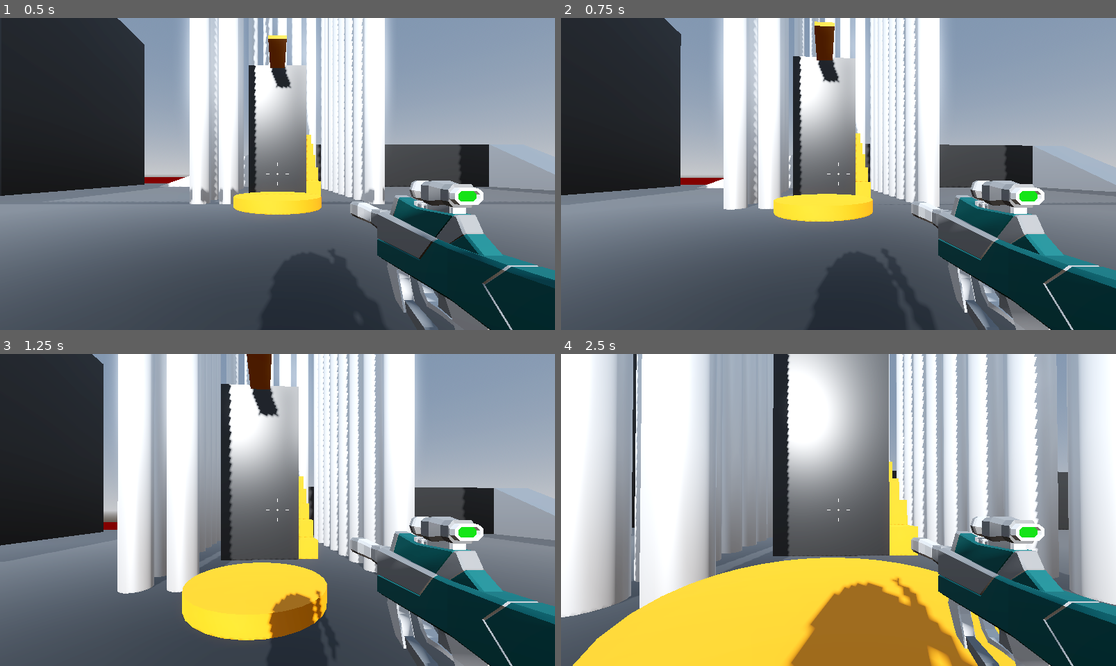
Above: before the commit, frames 1-4 (two rows, left to right).
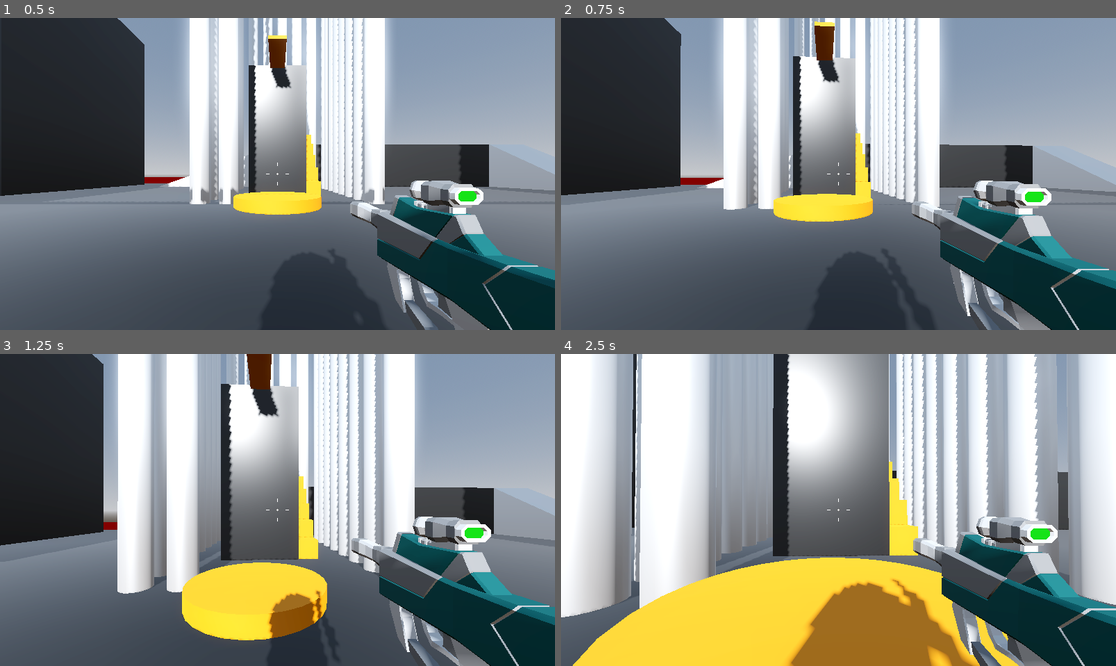
Above: after the commit, the same moments.

Repository: Assasquid/robot_rampage
Game: Godot game, scene res://Scenes/Levels/sand_box.tscn
Two runs of this game, one before a commit and one after it. Both use one fixed random seed, a clock stepped at 60 frames per second and the inputs below.
Inputs (mouse positions are in pixels of both pictures, inside the frame that each line leads up to):
- Up to frame 1 (0.5 s): no input
- Up to frame 2 (0.75 s): tap Enter at 0.5 s; move the mouse to (866, 174) at 0.52 s; press the mouse at (866, 174) at 0.53 s; hold W (move_forward) from 0.53 s (still down)
- Up to frame 3 (1.25 s): keep holding W (move_forward); tap Space (jump) at 0.77 s
- Up to frame 4 (2.5 s): keep holding W (move_forward); move the mouse to (810, 510) at 1.27 s; release the mouse at (810, 510) at 1.28 s; click (810, 510) at 1.35 s; tap Space (jump) at 1.52 s; move the mouse to (849, 503) at 2.02 s; press the mouse at (849, 503) at 2.03 s

Frame 1 is identical in both runs. In frame 2, 2.2% of the frame differs, in the area x 63-100%, y 52-100%; in frame 3, 2.4%; in frame 4, 3.6%, in the area x 60-100%, y 52-100%.

Commit message:
Add recoil to the weapon and a ray cast.

Diff:
--- a/Scenes/SMG.tscn
+++ b/Scenes/SMG.tscn
@@ -3,7 +3,8 @@
 [ext_resource type="PackedScene" uid="uid://b3w3hydiii1fh" path="res://Scenes/hitscan_weapon.tscn" id="1_hdjfw"]
 [ext_resource type="PackedScene" uid="uid://qmps5amwi40p" path="res://Assets/Weapons/SMG.glb" id="2_iauo0"]
 
-[node name="SMG" instance=ExtResource("1_hdjfw")]
+[node name="SMG" node_paths=PackedStringArray("weapon_mesh") instance=ExtResource("1_hdjfw")]
+weapon_mesh = NodePath("SMG")
 
 [node name="SMG" parent="." index="1" instance=ExtResource("2_iauo0")]
 transform = Transform3D(1, 0, 0, 0, 1, 0, 0, 0, 1, 0.7, -0.35, -0.7)
--- a/Scenes/hitscan_weapon.tscn
+++ b/Scenes/hitscan_weapon.tscn
@@ -7,3 +7,6 @@
 
 [node name="CooldownTimer" type="Timer" parent="."]
 one_shot = true
+
+[node name="RayCast3D" type="RayCast3D" parent="."]
+target_position = Vector3(0, 0, -100)
--- a/Scripts/hitscan_weapon.gd
+++ b/Scripts/hitscan_weapon.gd
@@ -1,16 +1,24 @@
 extends Node3D
 
+@export var weapon_mesh: Node3D
 @export var fire_rate := 14.0
+@export var recoil := 0.05
+@export var recoil_lerp_amount := 10.0
 
 @onready var cooldown_timer: Timer = $CooldownTimer
-
-
-func _ready() -> void:
-	pass
+@onready var weapon_position: Vector3 = weapon_mesh.position
+@onready var ray_cast_3d: RayCast3D = $RayCast3D
 
 
 func _process(delta: float) -> void:
 	if Input.is_action_pressed("fire"):
 		if cooldown_timer.is_stopped():
-			cooldown_timer.start(1.0 / fire_rate)
-			print("Weapon fired!")
+			shoot()
+
+	weapon_mesh.position = weapon_mesh.position.lerp(weapon_position, delta * recoil_lerp_amount)
+
+
+func shoot() -> void:
+	cooldown_timer.start(1.0 / fire_rate)
+	printt("Weapon fired!", ray_cast_3d.get_collider())
+	weapon_mesh.position.z += recoil
